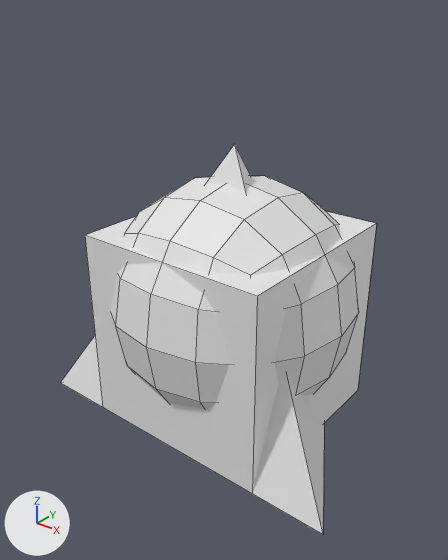
The FBX model SuperCoolProject/Assets/Blender/Aliens.fbx, before and after one commit.
One viewpoint serves both versions: a 50 mm lens placed at (3.43, -4.44, 3.17), pointed at (-0.12, -0.01, 0.43). Lighting does not change. The marker at lower left points along +X, +Y and +Z. Mesh edges are drawn as thin lines.

Names of what the first picture shows: 'Sphere', 'Square', 'Triangle'.
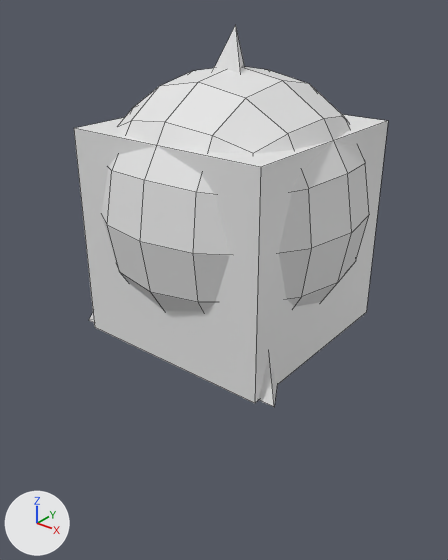
Commit message: Aliens Tick Update
updated some stuff on alien for smoother fps

Changed parts and their boxes [x1, y1, x2, y2] in the pictures (448 x 560 px):
'Sphere', mesh moved: before [111, 176, 359, 409]; after [102, 67, 369, 312]
'Square', mesh moved: before [85, 211, 377, 493]; after [74, 115, 388, 403]
'Triangle', reshaped (29% narrower): before [60, 144, 324, 534]; after [89, 25, 277, 407]

The change, as a diff of the scene's bpy script:
```diff
--- a/SuperCoolProject/Assets/Blender/Aliens.fbx.py
+++ b/SuperCoolProject/Assets/Blender/Aliens.fbx.py
@@ me_cube @@
 me_cube.from_pydata(...)  # 8 vertices, 6 faces; spans x -1.0..1.0, y -1.0..1.0, z -1.0..1.0
 # used by ob_square; location = (0.0, 0.0, 0.0)
+# me_cube part 3: the whole mesh is moved by (0.0, 0.0, 1.0)
 me_cube.materials.append(mat_material)
@@ me_cone @@
 me_cone.from_pydata(...)  # 4 vertices, 4 faces; spans x -1.73..1.73, y -1.0..2.0, z -1.0..1.83
 # used by ob_triangle; location = (0.0, 0.0, 0.0)
-me_cone.vertices[0].co = (0.0, 2.0, -1.0)
-me_cone.vertices[1].co = (1.73, -1.0, -1.0)  # pixel (323, 534)
-me_cone.vertices[2].co = (-1.73, -1.0, -1.0)  # pixel (60, 382)
-me_cone.vertices[3].co = (0.0, 0.0, 1.83)  # pixel (234, 143)
+# me_cone part 1
+me_cone.vertices[0].co = (0.0, 1.06, 0.0)
+me_cone.vertices[1].co = (1.16, -0.94, 0.0)  # pixel (274, 407)
+me_cone.vertices[2].co = (-1.16, -0.94, 0.0)  # pixel (88, 320)
+me_cone.vertices[3].co = (0.0, 0.0, 2.83)  # pixel (235, 24)
@@ me_cube_001 @@
 me_cube_001.from_pydata(...)  # 98 vertices, 96 faces; spans x -1.24..1.24, y -1.24..1.24, z -0.97..1.5
 # used by ob_sphere; location = (0.0, 0.0, 0.0)
+# me_cube_001 part 2: the whole mesh is moved by (0.0, 0.0, 1.0)
```
